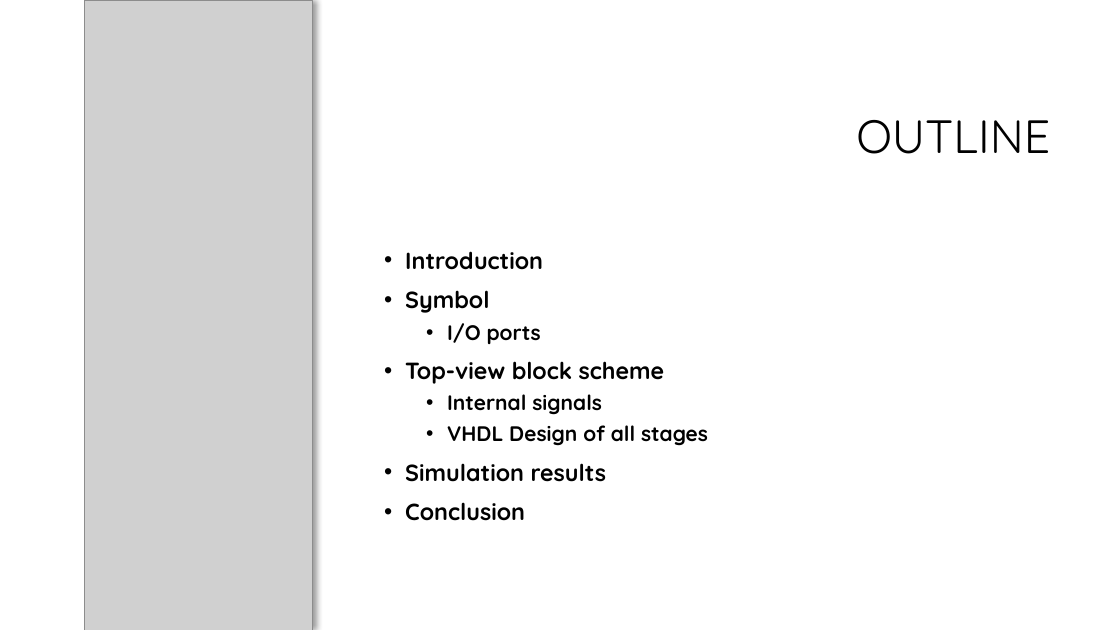
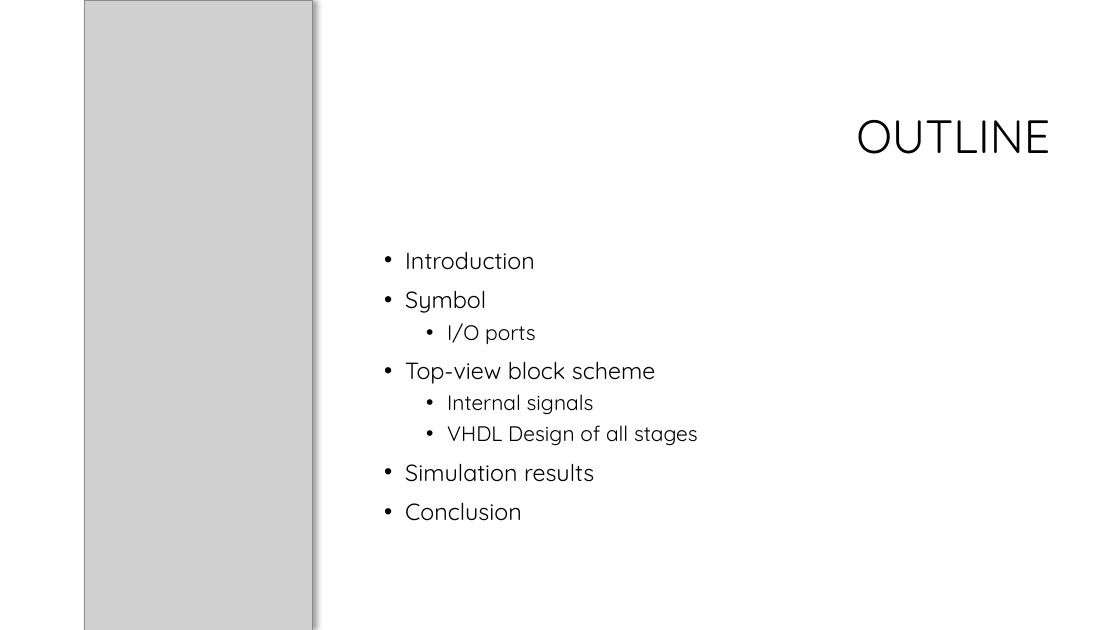
Before and after one commit to HopedWall/LightControlSystem, a slide deck: slide 2 of doc/Gruppo2_VincenziPorto.pptx. Drawn at 1120x630 pixels with LibreOffice and Linux fonts; fonts in the diff are those of the drawing; grey boxes stand for pictures; background and template pictures are left out. Boxes give left, top, right and bottom in pixels: in the first picture for what was removed or moved away, otherwise in the second. Text is boxed around its words. In the diff, an @@ line names an element or a change of style, - is before the commit and + after.

```diff
--- a/doc/Gruppo2_VincenziPorto.pptx
+++ b/doc/Gruppo2_VincenziPorto.pptx
@@ text "Introduction" at <box>405,252,698,521</box>: bold off @@
```
Also in this commit, not shown: 3 other slides changed, 26 slides added, 1 other file.
